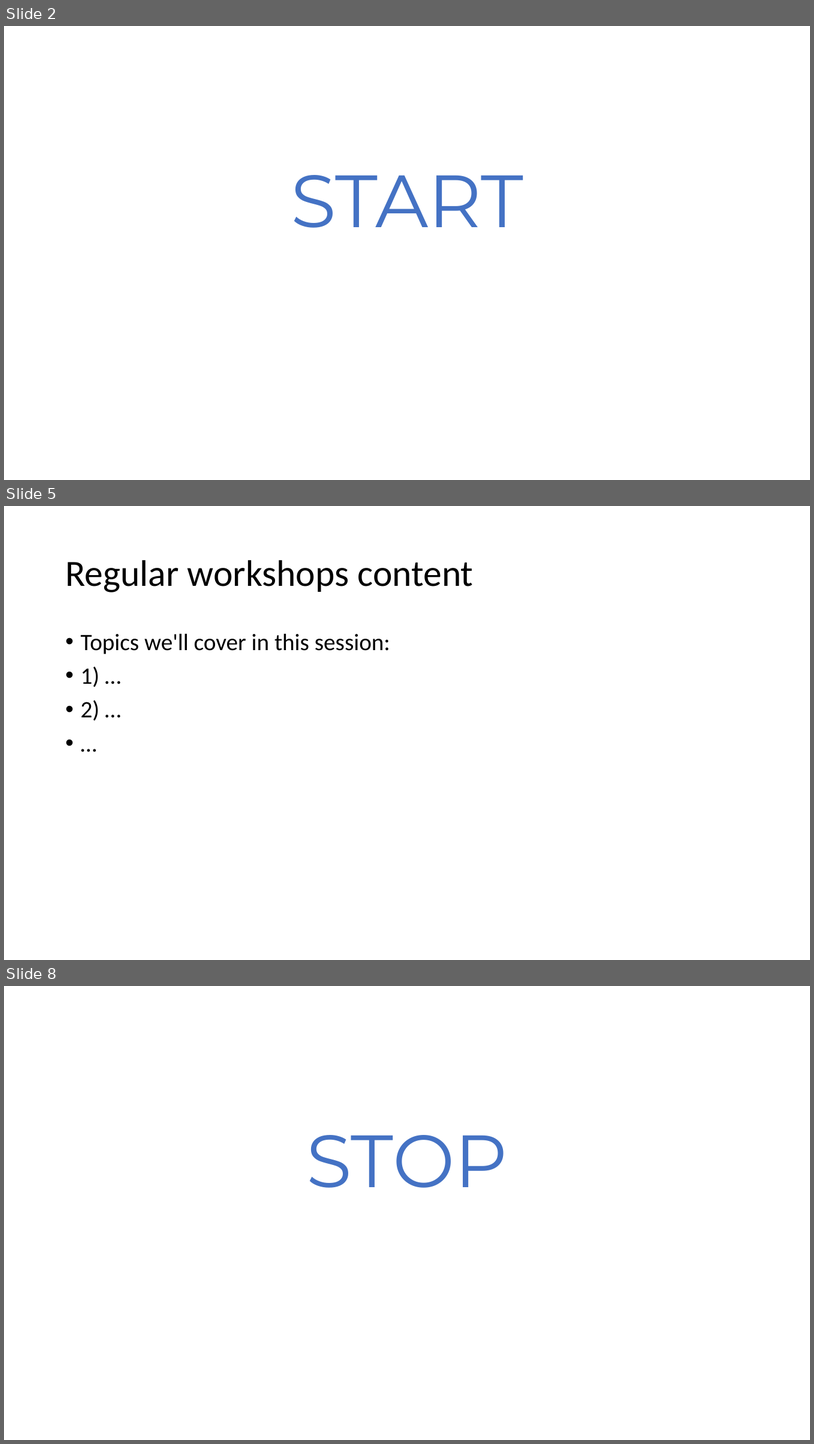
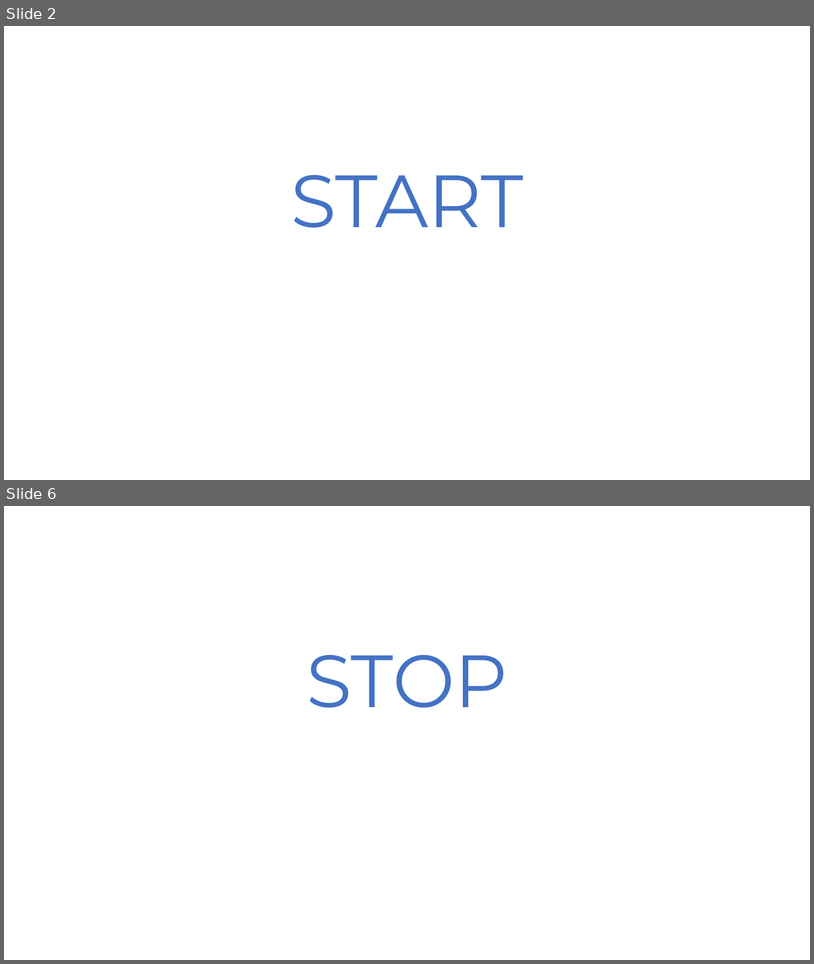
Before and after one commit to andrewcparnell/simms_course, a slide deck: Instats/Day-2/Session-10/open-practical-instats.pptx. Shown one above the other, each under a label of ours: slides 2, 5 and 8 before the commit, slides 2 and 6 after it; the slides between them are not shown. The pictures are 814x1444 and 814x964 pixels, drawn with LibreOffice and Linux fonts; fonts in the diff are those of the drawing. Boxes give left, top, right and bottom in pixels: in the first picture for what was removed or moved away, otherwise in the second. Text is boxed around its words. In the diff, an @@ line names an element or a change of style, - is before the commit and + after.

```diff
--- a/Instats/Day-2/Session-10/open-practical-instats.pptx
+++ b/Instats/Day-2/Session-10/open-practical-instats.pptx
@@ slide 5 removed at (4, 506, 810, 960), background #FFFFFF @@
@@ title removed at (65, 560, 474, 592) @@
-Regular workshops content
@@ text removed at (81, 633, 390, 720) @@
-• Topics we'll cover in this session:
-• 1) …
-• 2) …
-• …
@@ what was slide 8 is now slide 6 @@
```
Also in this commit, not shown: 1 slide changed, 1 other slide removed, 17 other files.
